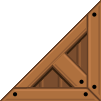
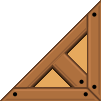
Revision of a layered 101×101 image; what changed, layer by layer:
added layer "Layer 3" above "Layer 2 copy" over [35, 35, 87, 87]
